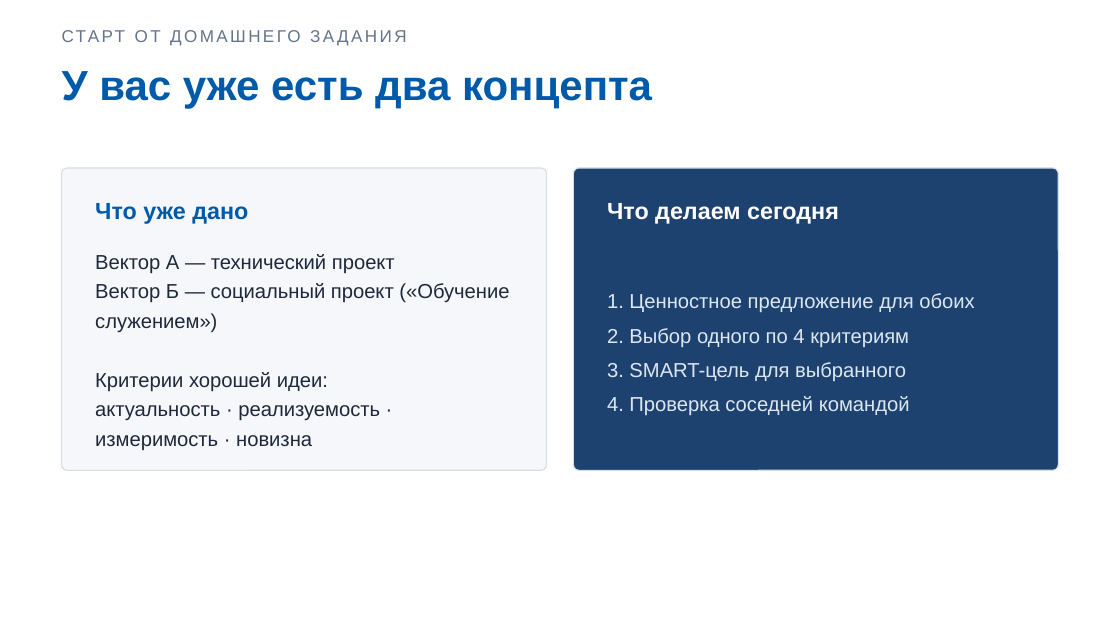
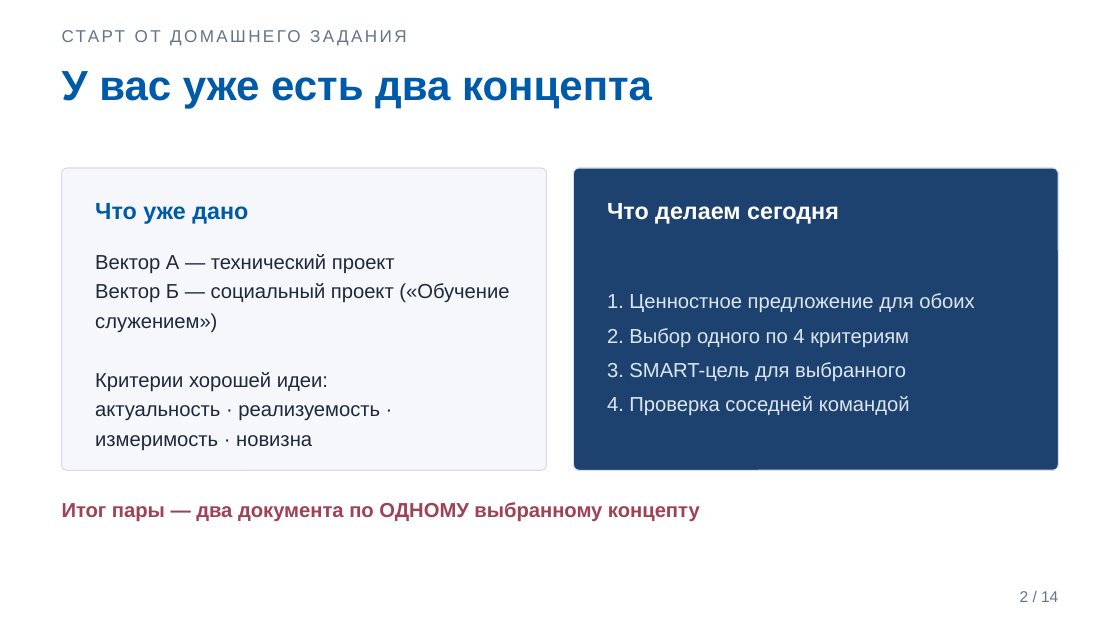
Before and after one commit to DimaMuhannad/OPD, a slide deck: slide 2 of zanyatiya/Zanyatie_02_Praktika1_Slaydy.pptx. Drawn at 1120x630 pixels with LibreOffice and Linux fonts; fonts in the diff are those of the drawing. Boxes give left, top, right and bottom in pixels: in the first picture for what was removed or moved away, otherwise in the second. Text is boxed around its words. In the diff, an @@ line names an element or a change of style, - is before the commit and + after.

```diff
--- a/zanyatiya/Zanyatie_02_Praktika1_Slaydy.pptx
+++ b/zanyatiya/Zanyatie_02_Praktika1_Slaydy.pptx
@@ text added at [62, 502, 700, 521], 13 pt, text #9E4257, bold @@
+Итог пары — два документа по ОДНОМУ выбранному концепту
@@ text added at [1020, 591, 1058, 602], 10 pt, text #64748B @@
+2 / 14
```
Also in this commit, not shown: 8 other slides changed, 4 slides added, 2 slides removed, 5 other files.
